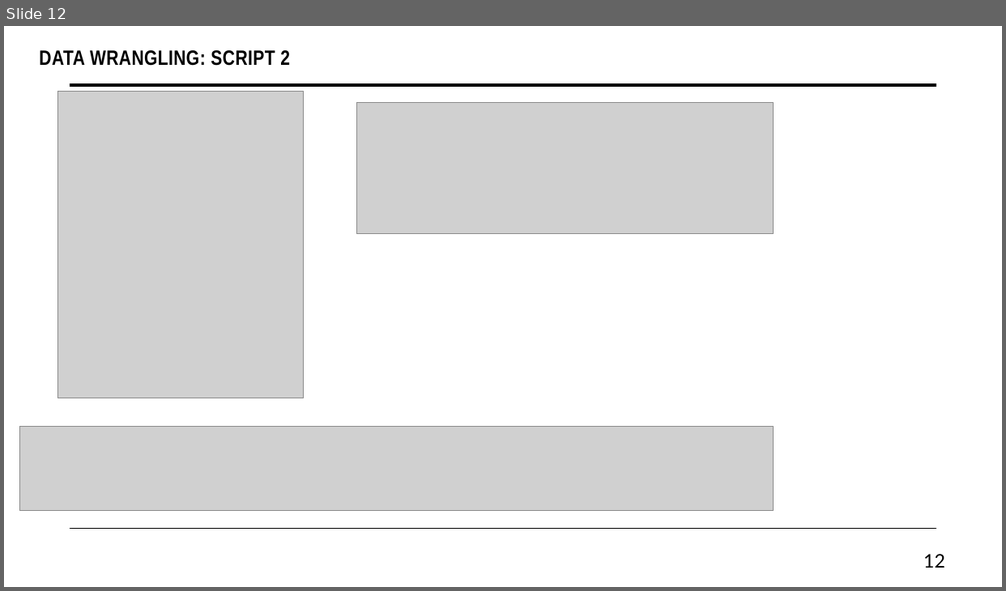
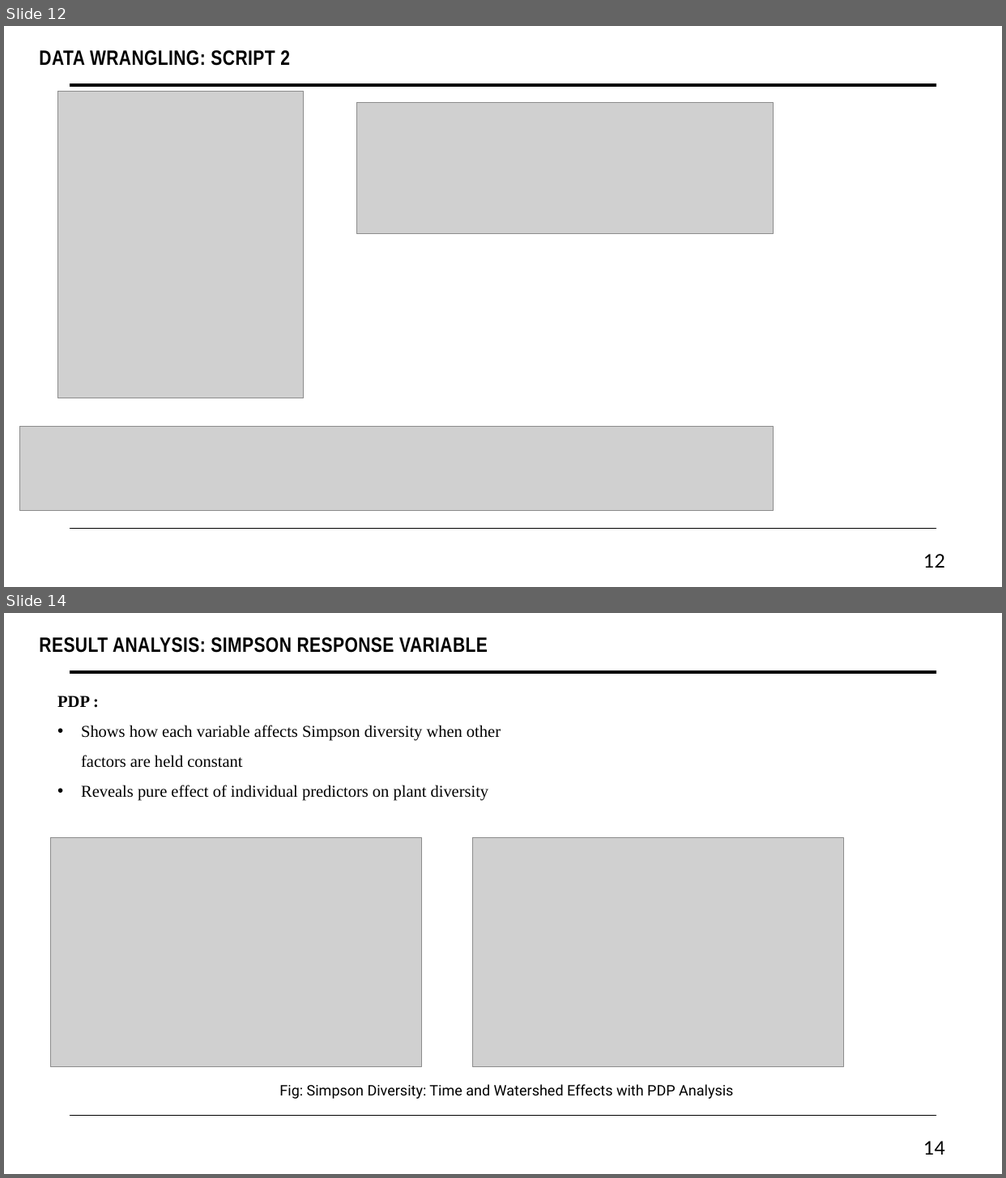
Before and after one commit to aftabzmn1/bison-impact-analysis_with_ML, a slide deck: Presentation/Bison Impact on GrassLand.pptx. Shown one above the other, each under a label of ours: slide 12 before the commit, slides 12 and 14 after it; the slides between them are not shown. The pictures are 1006x591 and 1006x1178 pixels, drawn with LibreOffice and Linux fonts; fonts in the diff are those of the drawing; grey boxes stand for pictures. Boxes give left, top, right and bottom in pixels: in the first picture for what was removed or moved away, otherwise in the second. Text is boxed around its words. In the diff, an @@ line names an element or a change of style, - is before the commit and + after.

Commit message:
simpson presentation change

```diff
--- a/Presentation/Bison Impact on GrassLand.pptx
+++ b/Presentation/Bison Impact on GrassLand.pptx
@@ slide 14 added at box(4, 613, 1002, 1174), background #FFFFFF; not listed: 2 template elements that a slide beside it also shows @@
@@ text added at box(39, 637, 488, 653), 20 pt, text #000000, bold @@
+RESULT ANALYSIS: SIMPSON RESPONSE VARIABLE
@@ text added at box(57, 696, 501, 801), 16 pt, text #000000 @@
+PDP :
+• Shows how each variable affects Simpson diversity when other factors are held constant
+• Reveals pure effect of individual predictors on plant diversity
@@ picture added at box(50, 838, 422, 1067) @@
@@ picture added at box(473, 838, 844, 1067) @@
@@ text added at box(279, 1084, 733, 1099), 14 pt, text #000000 @@
+Fig: Simpson Diversity: Time and Watershed Effects with PDP Analysis
@@ page number added at box(923, 1141, 945, 1155), 18 pt, text #000000 @@
+14
```
Also in this commit, not shown: 2 other slides added, 1 slide removed, 15 other files.
